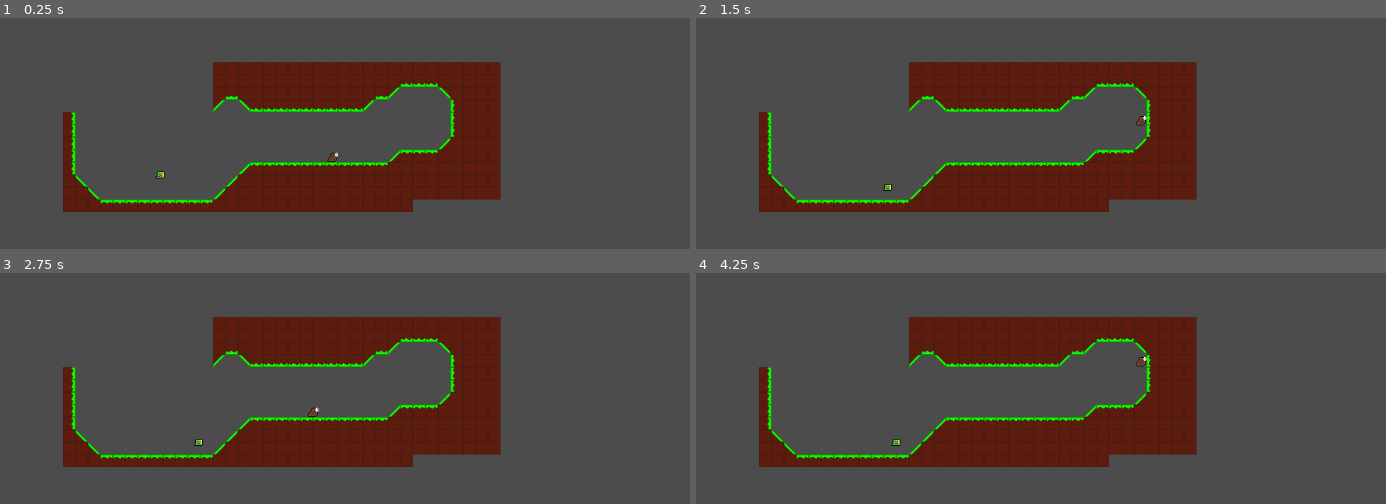
Above: before the commit, frames 1-4 (two rows, left to right).
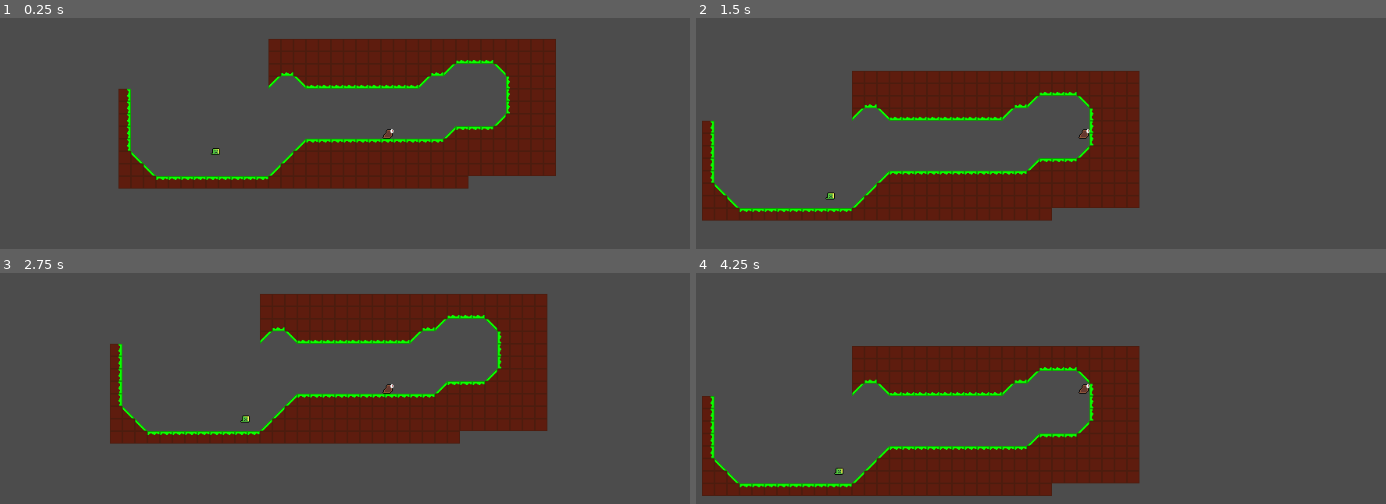
Above: after the commit, the same moments.

Repository: Shoter99/GameJamFirst
Game: Godot game, scene res://enviroment/level prefab/Level test.tscn
Same seed, same stepped clock (60 frames per second), same inputs: the game is played once before the commit and once after it.
Inputs (mouse positions are in pixels of both pictures, inside the frame that each line leads up to):
- Up to frame 1 (0.25 s): no input
- Up to frame 2 (1.5 s): move the mouse to (1261, 110) at 0.52 s; hold Shift (Slide) 0.53-1.28 s; hold Right (move_right) from 0.53 s (still down); tap Space (jump) at 0.77, 1.07 s; click (1261, 110) at 0.8 s; move the mouse to (923, 156) at 1.27 s; click (923, 156) at 1.35 s
- Up to frame 3 (2.75 s): tap Space (jump) at 1.52, 1.55, 1.82, 2.1 s; move the mouse to (469, 286) at 2.02 s; release Right (move_right) at 2.03 s; hold Left (move_left) from 2.03 s (still down); hold Shift (Slide) from 2.03 s (still down)
- Up to frame 4 (4.25 s): move the mouse to (1041, 483) at 2.77 s; release Left (move_left) at 2.78 s; release Shift (Slide) at 2.78 s; hold Right (move_right) from 2.78 s (still down); tap Shift (Slide) at 2.85 s; tap Space (jump) at 3.02, 3.32, 3.77, 3.8, 4.07 s; click (1041, 483) at 3.05 s; move the mouse to (1323, 460) at 3.52 s; click (1323, 460) at 3.6 s

The runs differ from the first frame. In frame 1, 25% of the frame differs, in the area x 9-81%, y 9-84%; in frame 2, 19%; in frame 3, 24%; in frame 4, 27%, in the area x 0-73%, y 19-97%.

Commit message:
Added camera

Diff:
--- a/Player/MovementScript.gd
+++ b/Player/MovementScript.gd
@@ -91,7 +91,7 @@
 		isDead = true
 
 func _physics_process(delta):
-	#print (velocity.y)
+
 	if is_on_floor() == false and is_on_wall():
 
 		velocity.y = 0
--- a/Player/Player.gd
+++ /dev/null
@@ -1,84 +0,0 @@
-extends Entity
-
-
-export var speed : int = 150
-export var swimSpeed : int = 75
-export var jumpSpeed : int = -300
-export var slideSpeed : int = 320
-export var health : int = 10
-var jumpsRemaining : int = 2
-var isSliding : bool = false
-var isJumping : bool = false
-var isDead : bool = false
-var isInWater = false
-var canSwim = false
-
-var canDoubleJump : bool = false
-
-
-
-
-# Called when the node enters the scene tree for the first time.
-func _ready():
-	pass # Replace with function body.
-
-func get_input():
-	if isInWater:
-		if Input.is_action_pressed("swim_right"):
-			velocity.x = swimSpeed
-		if Input.is_action_pressed("swim_left"):
-			velocity.x = -swimSpeed
-		if Input.is_action_pressed("swim_up"):
-			velocity.y = -swimSpeed
-		if Input.is_action_pressed("swim_down"):
-			velocity.y = swimSpeed
-
-	else:
-		if isSliding == false:
-			velocity.x = 0
-			if Input.is_action_pressed("move_right") and abs(velocity.x) <= speed:
-				velocity.x = speed
-			if Input.is_action_pressed("move_left"):
-				velocity.x = -speed
-		if Input.is_action_pressed("Slide") and is_on_floor() and isSliding == false:
-			if velocity.x == speed:
-				isSliding = true
-				velocity.x = slideSpeed
-			if velocity.x == -speed:
-				isSliding = true
-				velocity.x = - slideSpeed
-		if Input.is_action_just_released("Slide"):
-			isSliding = false
-
-
-		if Input.is_action_just_pressed("jump"):
-			if canDoubleJump == false and isJumping == false:
-				isJumping = true
-				print ('debug')
-				velocity.y += jumpSpeed
-			elif canDoubleJump and jumpsRemaining > 0:
-				velocity.y += jumpSpeed
-				jumpsRemaining -= 1
-
-
-
-
-
-func _physics_process(delta):
-	print (velocity.y)
-	if is_on_floor() == false:
-		velocity.y += gravity * delta
-	else:
-		velocity.y = 0
-	get_input()
-	if isSliding:
-		if velocity.x > 0 and is_on_floor():
-			velocity.x -= 400 * delta
-		elif velocity.x < 0 and is_on_floor():
-			velocity.x += 400 * delta
-	velocity = move_and_slide_with_snap(velocity, Vector2.DOWN * 4, Vector2.UP)
-	if is_on_floor():
-		jumpsRemaining = 2
-		isJumping = false
-	#print (isSliding)
-	#print (is_on_floor())
--- a/Player/Player.tscn
+++ b/Player/Player.tscn
@@ -1,7 +1,6 @@
 [gd_scene load_steps=5 format=2]
 
 [ext_resource path="res://Player/MovementScript.gd" type="Script" id=1]
-
 [ext_resource path="res://Sprites/player.png" type="Texture" id=2]
 
 [sub_resource type="RectangleShape2D" id=1]
--- a/enviroment/level prefab/Level test.tscn
+++ b/enviroment/level prefab/Level test.tscn
@@ -235,5 +235,8 @@
 speed = 200
 gravity = 1500
 
+[node name="Camera2D" type="Camera2D" parent="KinematicBody2D"]
+current = true
+
 [node name="Node2D" parent="." instance=ExtResource( 3 )]
 position = Vector2( 213, 359 )
--- a/project.godot
+++ b/project.godot
@@ -76,16 +76,16 @@
 , Object(InputEventKey,"resource_local_to_scene":false,"resource_name":"","device":0,"alt":false,"shift":false,"control":false,"meta":false,"command":false,"pressed":false,"scancode":65,"physical_scancode":0,"unicode":0,"echo":false,"script":null)
  ]
 }
-Slide={
-"deadzone": 0.5,
-"events": [ Object(InputEventKey,"resource_local_to_scene":false,"resource_name":"","device":0,"alt":false,"shift":false,"control":false,"meta":false,"command":false,"pressed":false,"scancode":16777237,"physical_scancode":0,"unicode":0,"echo":false,"script":null)
- ]
-}
 jump={
 "deadzone": 0.5,
 "events": [ Object(InputEventKey,"resource_local_to_scene":false,"resource_name":"","device":0,"alt":false,"shift":false,"control":false,"meta":false,"command":false,"pressed":false,"scancode":32,"physical_scancode":0,"unicode":0,"echo":false,"script":null)
 , Object(InputEventKey,"resource_local_to_scene":false,"resource_name":"","device":0,"alt":false,"shift":false,"control":false,"meta":false,"command":false,"pressed":false,"scancode":87,"physical_scancode":0,"unicode":0,"echo":false,"script":null)
 , Object(InputEventKey,"resource_local_to_scene":false,"resource_name":"","device":0,"alt":false,"shift":false,"control":false,"meta":false,"command":false,"pressed":false,"scancode":16777232,"physical_scancode":0,"unicode":0,"echo":false,"script":null)
+ ]
+}
+Slide={
+"deadzone": 0.5,
+"events": [ Object(InputEventKey,"resource_local_to_scene":false,"resource_name":"","device":0,"alt":false,"shift":false,"control":false,"meta":false,"command":false,"pressed":false,"scancode":16777237,"physical_scancode":0,"unicode":0,"echo":false,"script":null)
  ]
 }
 swim_right={
@@ -112,6 +112,11 @@
 , Object(InputEventKey,"resource_local_to_scene":false,"resource_name":"","device":0,"alt":false,"shift":false,"control":false,"meta":false,"command":false,"pressed":false,"scancode":16777232,"physical_scancode":0,"unicode":0,"echo":false,"script":null)
  ]
 }
+attack={
+"deadzone": 0.5,
+"events": [ Object(InputEventMouseButton,"resource_local_to_scene":false,"resource_name":"","device":0,"alt":false,"shift":false,"control":false,"meta":false,"command":false,"button_mask":0,"position":Vector2( 0, 0 ),"global_position":Vector2( 0, 0 ),"factor":1.0,"button_index":1,"pressed":false,"doubleclick":false,"script":null)
+ ]
+}
 
 [physics]
 
